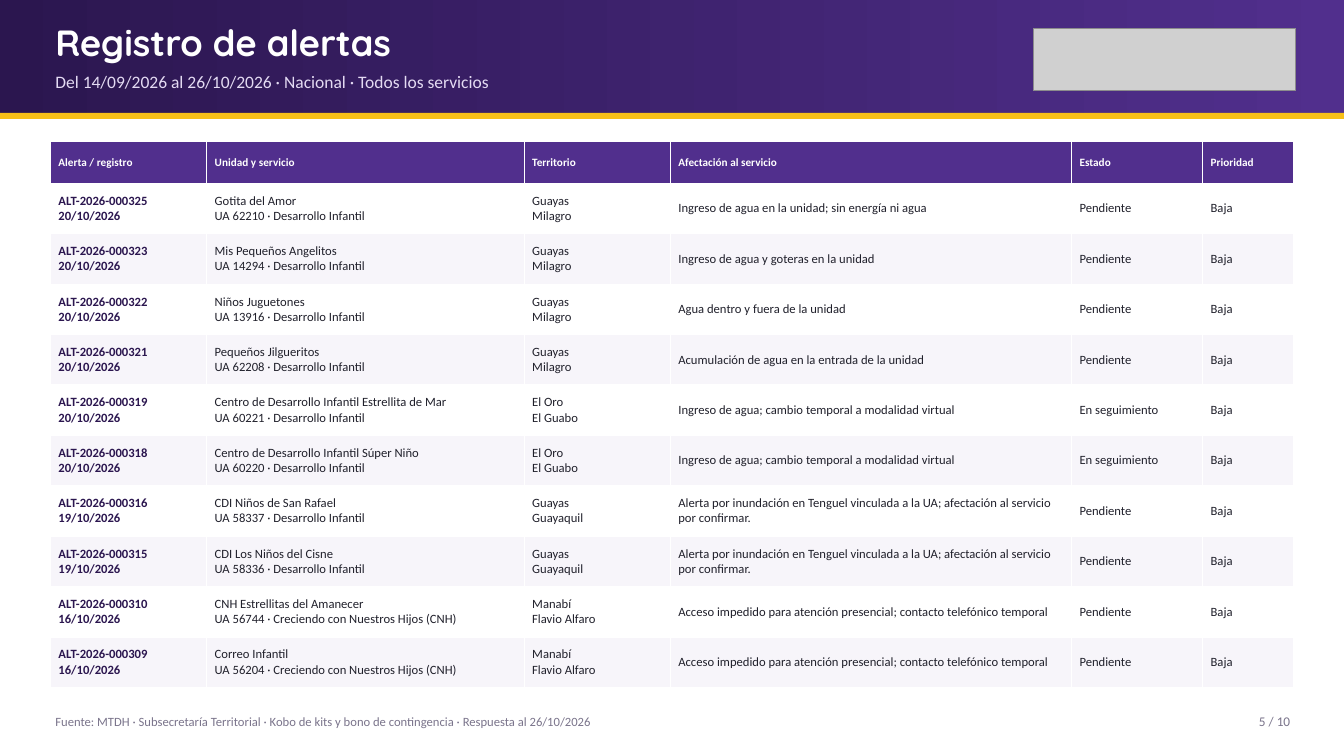
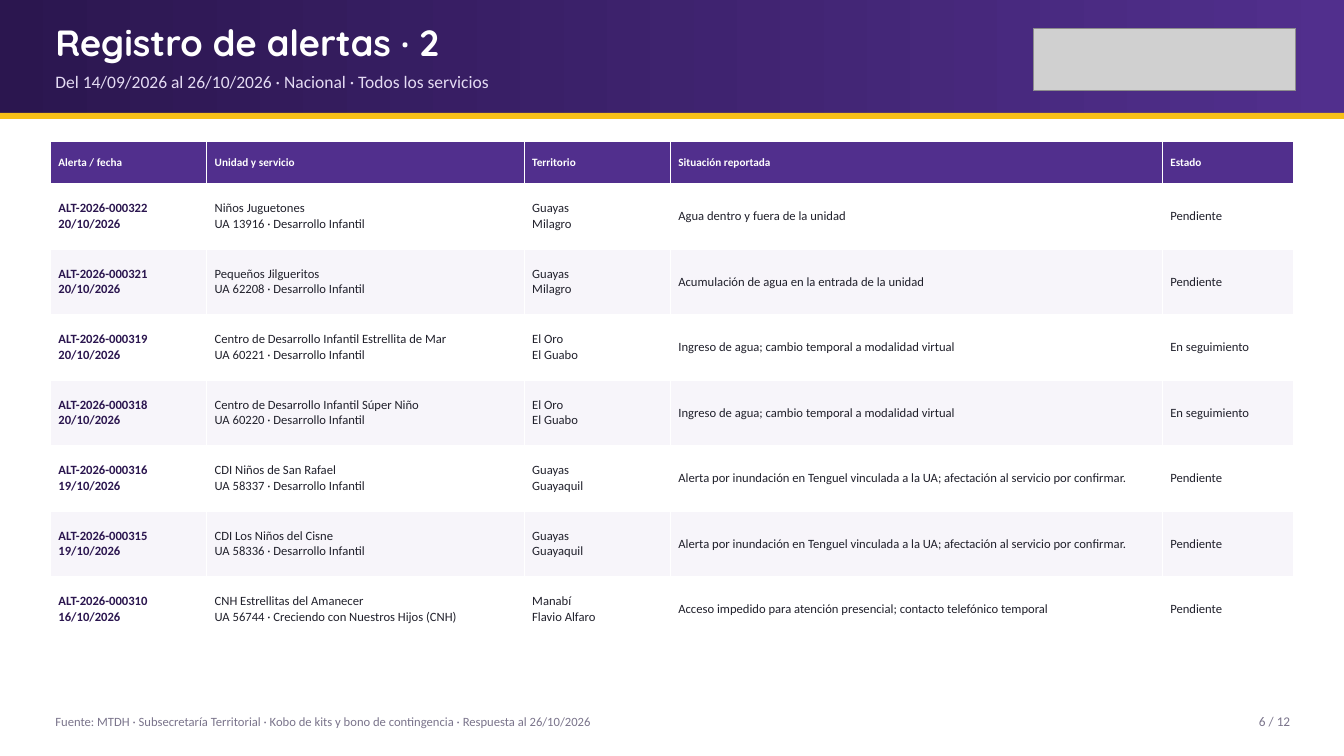
Before and after one commit to JuanAmbuludi/Sistema-Reporte-MTDH, a slide deck: slide 6 of docs/reportes/Seguimiento_ENOS_2026-10-26.pptx (slide 5 before the commit). Drawn at 1344x756 pixels with LibreOffice and Linux fonts; fonts in the diff are those of the drawing; grey boxes stand for pictures. Boxes give left, top, right and bottom in pixels: in the first picture for what was removed or moved away, otherwise in the second. Text is boxed around its words. In the diff, an @@ line names an element or a change of style, - is before the commit and + after.

```diff
--- a/docs/reportes/Seguimiento_ENOS_2026-10-26.pptx
+++ b/docs/reportes/Seguimiento_ENOS_2026-10-26.pptx
@@ text at <box>55,29,439,64</box>: text changed @@
-Registro de alertas
+Registro de alertas · 2
@@ table at <box>50,141,1294,642</box> @@
-Alerta / registro | Unidad y servicio | Territorio | Afectación al servicio | Estado | Prioridad
-ALT-2026-000325 20/10/2026 | Gotita del Amor UA 62210 · Desarrollo Infantil | Guayas Milagro | Ingreso de agua en la unidad; sin energía ni agua | Pendiente | Baja
-ALT-2026-000323 20/10/2026 | Mis Pequeños Angelitos UA 14294 · Desarrollo Infantil | Guayas Milagro | Ingreso de agua y goteras en la unidad | Pendiente | Baja
-ALT-2026-000322 20/10/2026 | Niños Juguetones UA 13916 · Desarrollo Infantil | Guayas Milagro | Agua dentro y fuera de la unidad | Pendiente | Baja
-ALT-2026-000321 20/10/2026 | Pequeños Jilgueritos UA 62208 · Desarrollo Infantil | Guayas Milagro | Acumulación de agua en la entrada de la unidad | Pendiente | Baja
-ALT-2026-000319 20/10/2026 | Centro de Desarrollo Infantil Estrellita de Mar UA 60221 · Desarrollo Infantil | El Oro El Guabo | Ingreso de agua; cambio temporal a modalidad virtual | En seguimiento | Baja
-ALT-2026-000318 20/10/2026 | Centro de Desarrollo Infantil Súper Niño UA 60220 · Desarrollo Infantil | El Oro El Guabo | Ingreso de agua; cambio temporal a modalidad virtual | En seguimiento | Baja
-ALT-2026-000316 19/10/2026 | CDI Niños de San Rafael UA 58337 · Desarrollo Infantil | Guayas Guayaquil | Alerta por inundación en Tenguel vinculada a la UA; afectación al servicio por confirmar. | Pendiente | Baja
-ALT-2026-000315 19/10/2026 | CDI Los Niños del Cisne UA 58336 · Desarrollo Infantil | Guayas Guayaquil | Alerta por inundación en Tenguel vinculada a la UA; afectación al servicio por confirmar. | Pendiente | Baja
-ALT-2026-000310 16/10/2026 | CNH Estrellitas del Amanecer UA 56744 · Creciendo con Nuestros Hijos (CNH) | Manabí Flavio Alfaro | Acceso impedido para atención presencial; contacto telefónico temporal | Pendiente | Baja
-ALT-2026-000309 16/10/2026 | Correo Infantil UA 56204 · Creciendo con Nuestros Hijos (CNH) | Manabí Flavio Alfaro | Acceso impedido para atención presencial; contacto telefónico temporal | Pendiente | Baja
+Alerta / fecha | Unidad y servicio | Territorio | Situación reportada | Estado
+ALT-2026-000322 20/10/2026 | Niños Juguetones UA 13916 · Desarrollo Infantil | Guayas Milagro | Agua dentro y fuera de la unidad | Pendiente
+ALT-2026-000321 20/10/2026 | Pequeños Jilgueritos UA 62208 · Desarrollo Infantil | Guayas Milagro | Acumulación de agua en la entrada de la unidad | Pendiente
+ALT-2026-000319 20/10/2026 | Centro de Desarrollo Infantil Estrellita de Mar UA 60221 · Desarrollo Infantil | El Oro El Guabo | Ingreso de agua; cambio temporal a modalidad virtual | En seguimiento
+ALT-2026-000318 20/10/2026 | Centro de Desarrollo Infantil Súper Niño UA 60220 · Desarrollo Infantil | El Oro El Guabo | Ingreso de agua; cambio temporal a modalidad virtual | En seguimiento
+ALT-2026-000316 19/10/2026 | CDI Niños de San Rafael UA 58337 · Desarrollo Infantil | Guayas Guayaquil | Alerta por inundación en Tenguel vinculada a la UA; afectación al servicio por confirmar. | Pendiente
+ALT-2026-000315 19/10/2026 | CDI Los Niños del Cisne UA 58336 · Desarrollo Infantil | Guayas Guayaquil | Alerta por inundación en Tenguel vinculada a la UA; afectación al servicio por confirmar. | Pendiente
+ALT-2026-000310 16/10/2026 | CNH Estrellitas del Amanecer UA 56744 · Creciendo con Nuestros Hijos (CNH) | Manabí Flavio Alfaro | Acceso impedido para atención presencial; contacto telefónico temporal | Pendiente
@@ text at <box>1259,717,1290,726</box>: text changed @@
-5 / 10
+6 / 12
```
Also in this commit, not shown: 9 other slides changed, 2 slides added, 14 other files.
